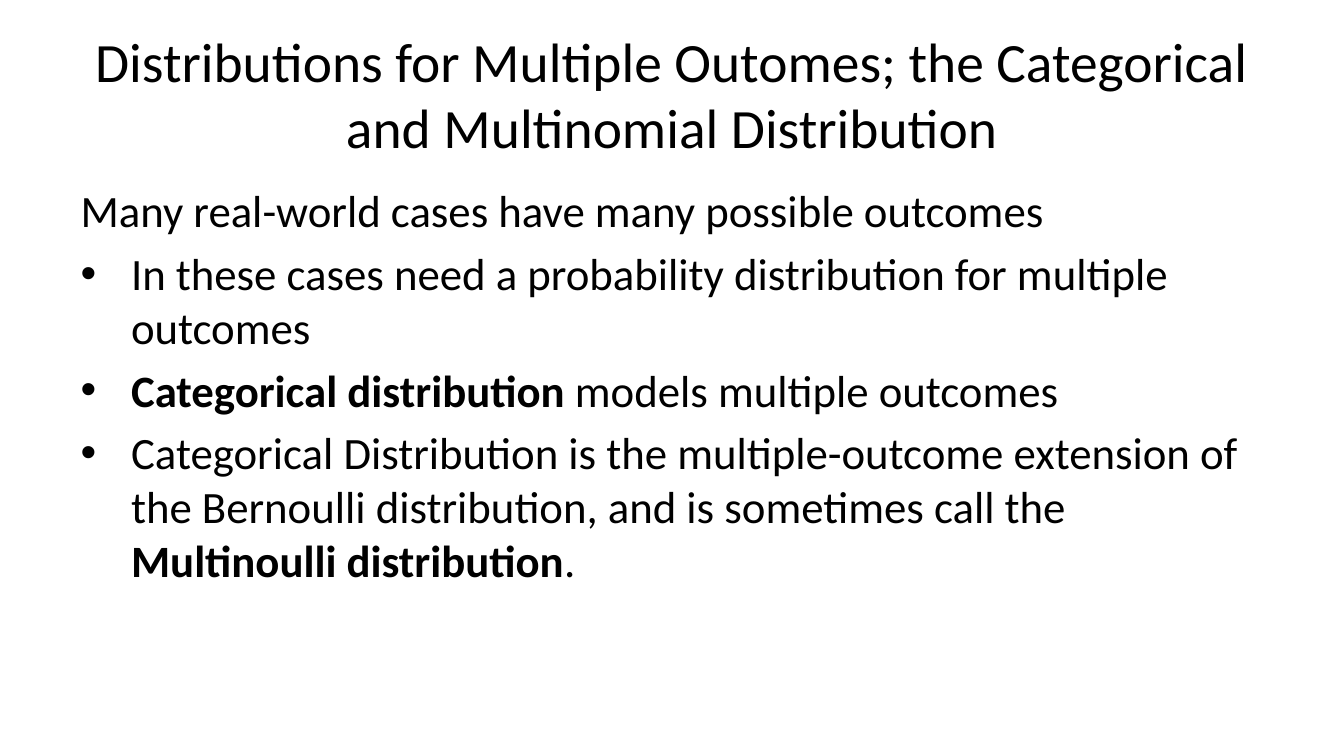
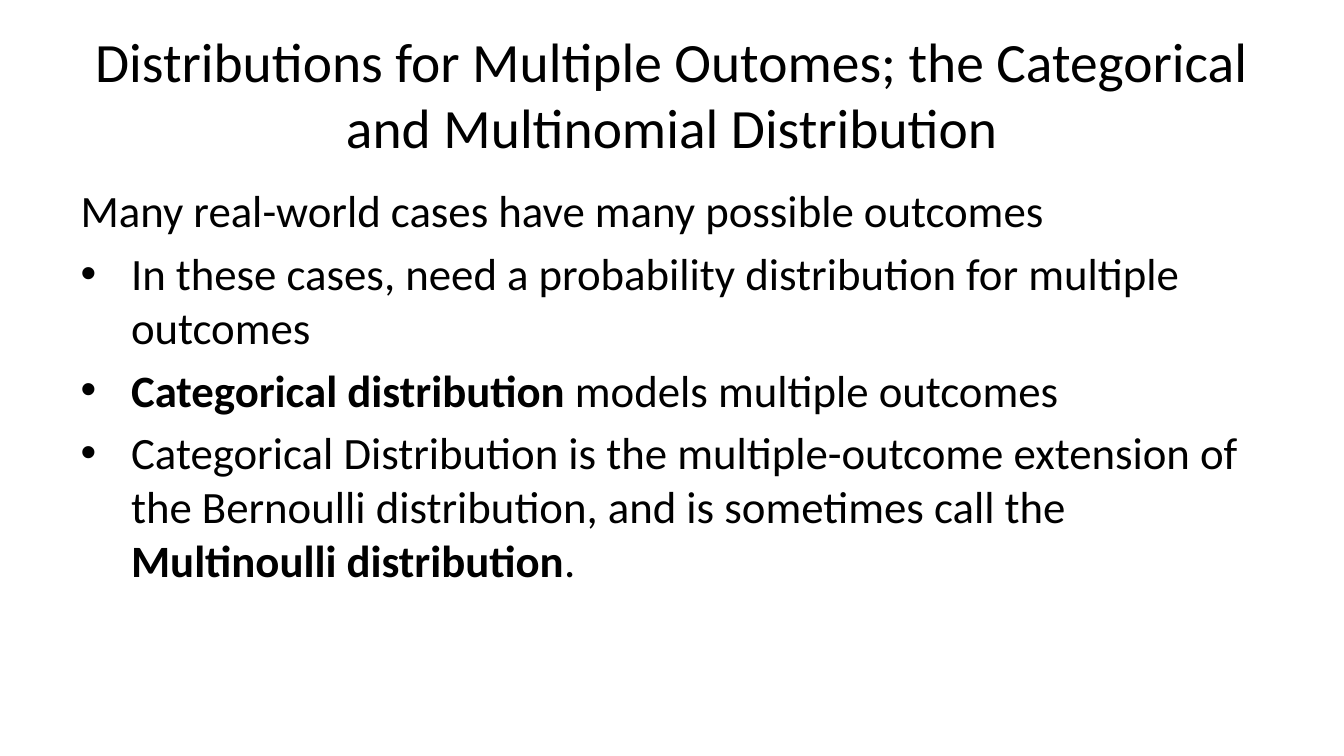
Before and after one commit to StephenElston/CSCI-E-83, a slide deck: slide 13 of LectureSlides/03a_ReviewOfProbability.pptx. Drawn at 1344x756 pixels with LibreOffice and Linux fonts; fonts in the diff are those of the drawing. Boxes give left, top, right and bottom in pixels: in the first picture for what was removed or moved away, otherwise in the second. Text is boxed around its words. In the diff, an @@ line names an element or a change of style, - is before the commit and + after.

Commit message:
Corrected typos

```diff
--- a/LectureSlides/03a_ReviewOfProbability.pptx
+++ b/LectureSlides/03a_ReviewOfProbability.pptx
@@ text at [131,259,1179,345]: text changed @@
-• In these cases need a probability distribution for multiple outcomes
+• In these cases, need a probability distribution for multiple outcomes
```
Also in this commit, not shown: 2 other slides changed.
